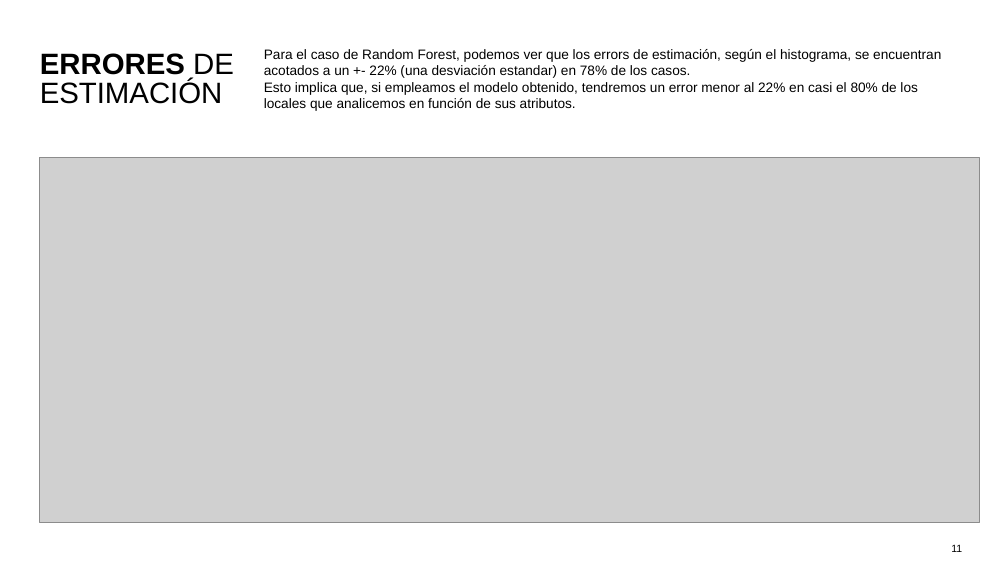
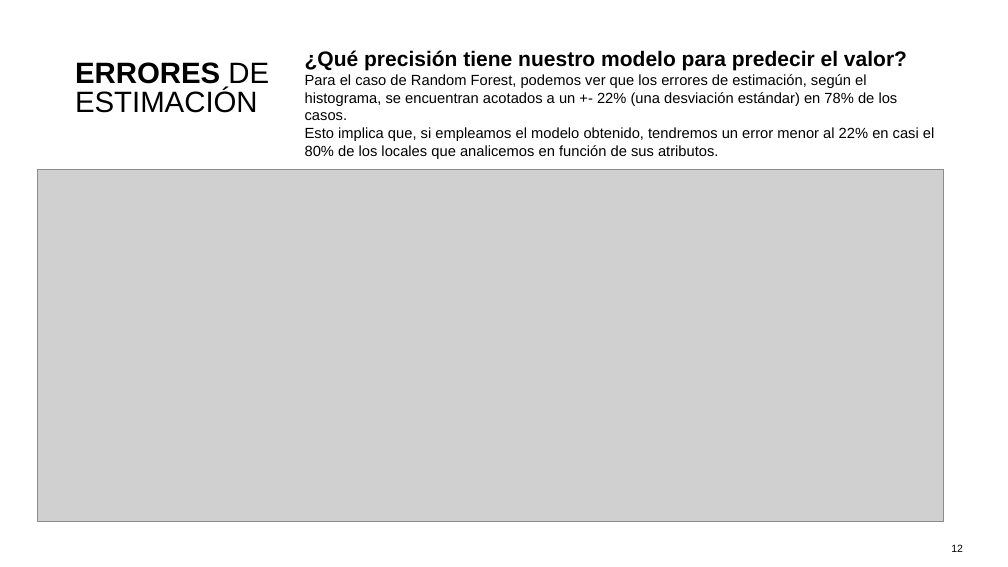
Before and after one commit to tekluis/CoderHouse, a slide deck: slide 12 of 11-PRESENTACION_TEK.pptx (slide 11 before the commit). Drawn at 1008x567 pixels with LibreOffice and Linux fonts; fonts in the diff are those of the drawing; grey boxes stand for pictures. Boxes give left, top, right and bottom in pixels: in the first picture for what was removed or moved away, otherwise in the second. Text is boxed around its words. In the diff, an @@ line names an element or a change of style, - is before the commit and + after.

```diff
--- a/11-PRESENTACION_TEK.pptx
+++ b/11-PRESENTACION_TEK.pptx
@@ text "¿Qué precisión tiene nuestro modelo ..." moved from (x1=264, y1=49, x2=941, y2=111) to (x1=305, y1=50, x2=934, y2=159) @@
@@ text at (x1=305, y1=50, x2=907, y2=120): text changed; size 13 to 14 pt @@
-Para el caso de Random Forest, podemos ver que los errors de estimación, según el histograma, se encuentran acotados a un +- 22% (una desviación estandar) en 78% de los casos.
+¿Qué precisión tiene nuestro modelo para predecir el valor?
+Para el caso de Random Forest, podemos ver que los errores de estimación, según el histograma, se encuentran acotados a un +- 22% (una desviación estándar) en 78% de los casos.
@@ text "ERRORES DE ESTIMACIÓN" moved from (x1=40, y1=53, x2=234, y2=104) to (x1=75, y1=62, x2=269, y2=113) @@
@@ text at (x1=305, y1=127, x2=934, y2=159): size 13 to 14 pt in "Esto implica que, si empleamos el modelo ..." @@
@@ picture resized from (x1=40, y1=157, x2=980, y2=523) to (x1=37, y1=169, x2=943, y2=522) @@
@@ page number at (x1=951, y1=544, x2=963, y2=552): text changed @@
-11
+12
```
Also in this commit, not shown: 7 other slides changed, 2 slides added, 1 slide removed, 1 other file.
